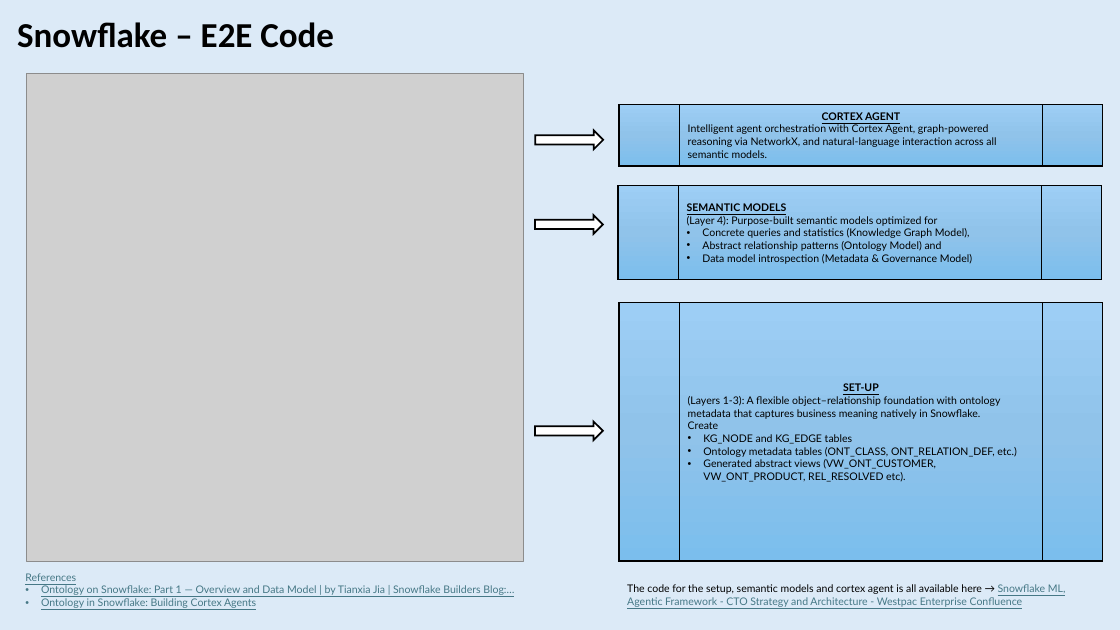
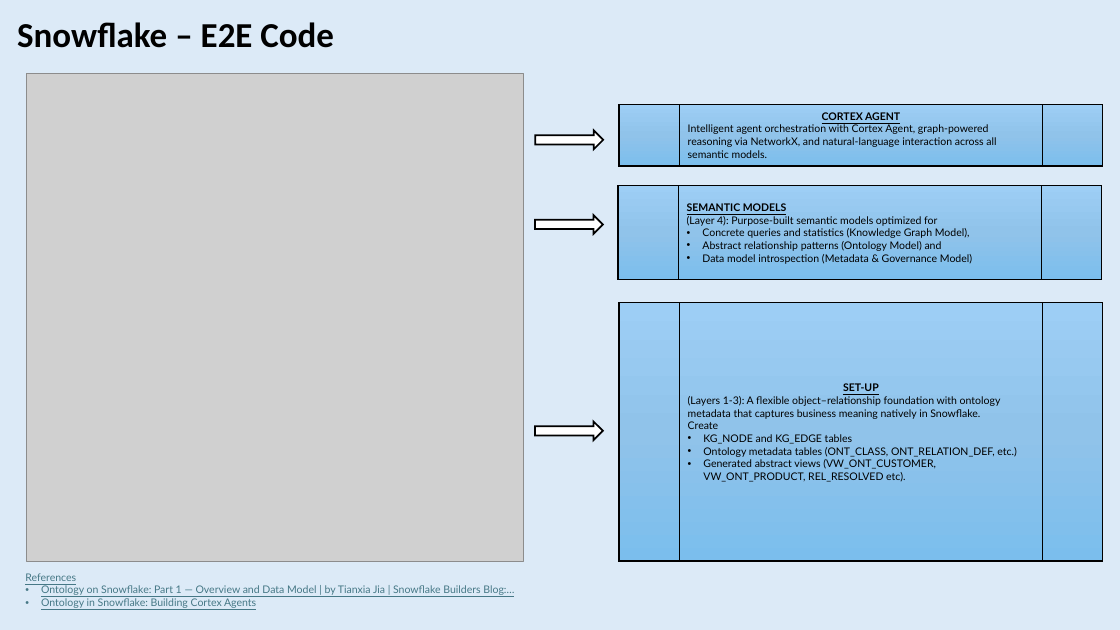
Before and after one commit to ashishachopra/Concepts, a slide deck: slide 26 of GRAPH,GRAPHRAG,ONTOLOGY.pptx. Drawn at 1120x630 pixels with LibreOffice and Linux fonts; fonts in the diff are those of the drawing; grey boxes stand for pictures. Boxes give left, top, right and bottom in pixels: in the first picture for what was removed or moved away, otherwise in the second. Text is boxed around its words. In the diff, an @@ line names an element or a change of style, - is before the commit and + after.

```diff
--- a/GRAPH,GRAPHRAG,ONTOLOGY.pptx
+++ b/GRAPH,GRAPHRAG,ONTOLOGY.pptx
@@ text removed at (627, 584, 1066, 607) @@
-The code for the setup, semantic models and cortex agent is all available here → Snowflake ML, Agentic Framework - CTO Strategy and Architecture - Westpac Enterprise Confluence
```
Also in this commit, not shown: 12 other slides changed, 8 other files.
